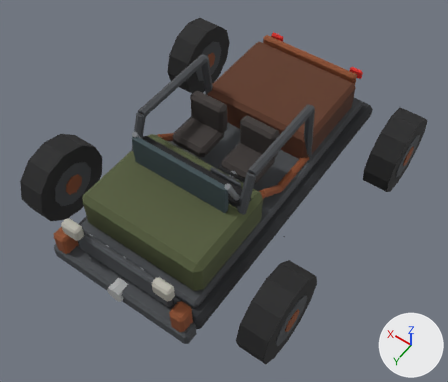
The FBX model Assets/Art/Models/piece_scout_buggy.fbx: old version first, new version second.
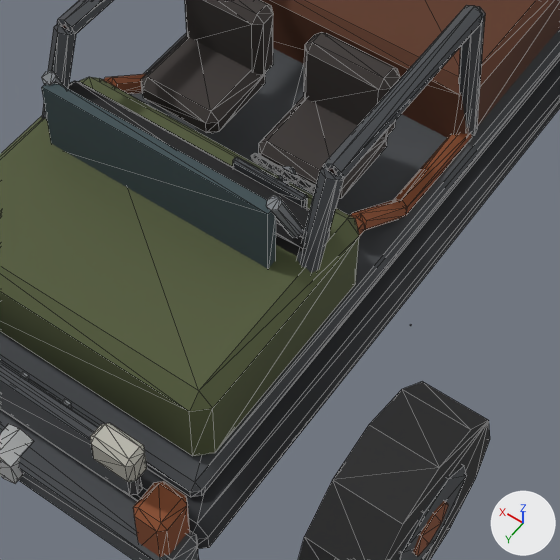
There are two pictures of each version: one whole from a camera (50 mm lens) standing at (-2.88, 4.21, 6.56) and looking at (-0.16, 0.4, 0.58), one close up on the part from 26% to 77% of the width and 27% to 87% of the height. Arrows for +X, +Y and +Z are at lower right; the lights stay in place. The older version's two pictures come first. The close-ups show mesh edges as thin lines. Where no turn or scale is listed for an object, it has been applied to the vertices.

In view in the first close-up: 'Wheel_FL', 'piece_scout_buggy'.
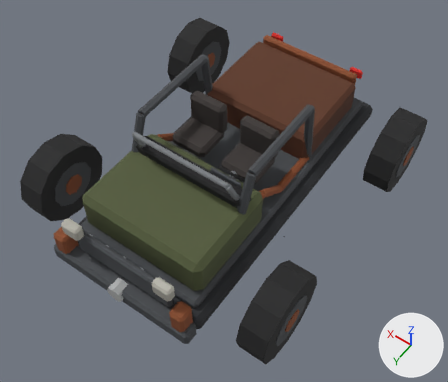
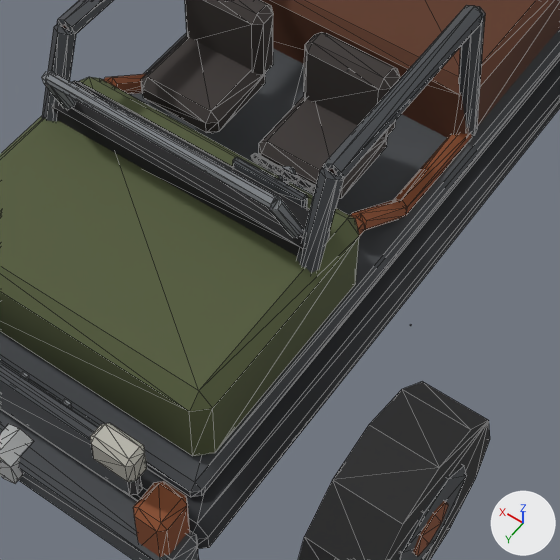
Diff of the bpy script that builds the scene:
```diff
--- a/Assets/Art/Models/piece_scout_buggy.fbx.py
+++ b/Assets/Art/Models/piece_scout_buggy.fbx.py
@@ me_piece_scout_buggy_001 @@
 # used by ob_piece_scout_buggy; location = (0.0, 0.0, 0.0)
-me_piece_scout_buggy_001.from_pydata(...)  # 1004 vertices, 1752 faces; spans x -0.98..0.98, y -2.03..2.23, z 0.37..1.69
+me_piece_scout_buggy_001.from_pydata(...)  # 1010 vertices, 1764 faces; spans x -0.98..0.98, y -2.03..2.23, z 0.37..1.69
+# me_piece_scout_buggy_001 part 1: a new loose piece, a 7-sided cylinder along x spanning x -0.62..0.62, y 0.951..1.009, z 1.573..1.63, in mat_ss_atlas (picture img_ss_atlas_png)
+# me_piece_scout_buggy_001 part 2: the loose piece of 8 vertices spanning x -0.62..0.63, y 0.97..1.03, z 1.16..1.58 is deleted
+# me_piece_scout_buggy_001 part 3: 922 kept faces spanning x -0.97..0.97, y -2.01..2.23, z 0.38..1.5 get new texture (UV) coordinates
 me_piece_scout_buggy_001.materials.append(mat_ss_atlas)
```

Where the change shows, as pixel boxes [x1, y1, x2, y2] in the close-ups (560 x 560 px):
part 1 of me_piece_scout_buggy_001, added: after [45, 72, 277, 209]
part 2 of me_piece_scout_buggy_001, deleted: before [42, 83, 276, 269]
part 3 of me_piece_scout_buggy_001, surface changed: before [68, 81, 281, 235]; after [52, 81, 281, 235]
